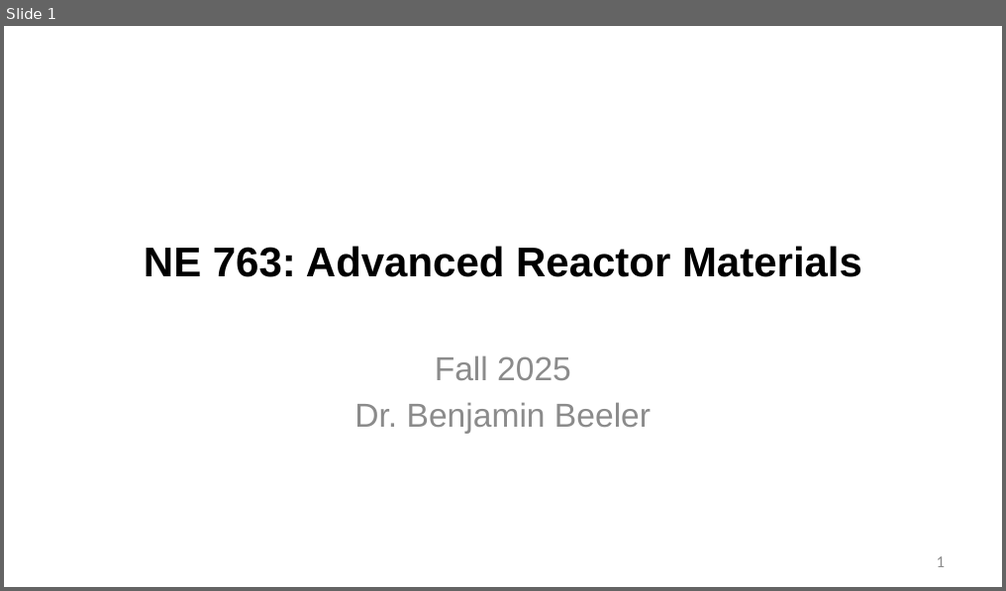
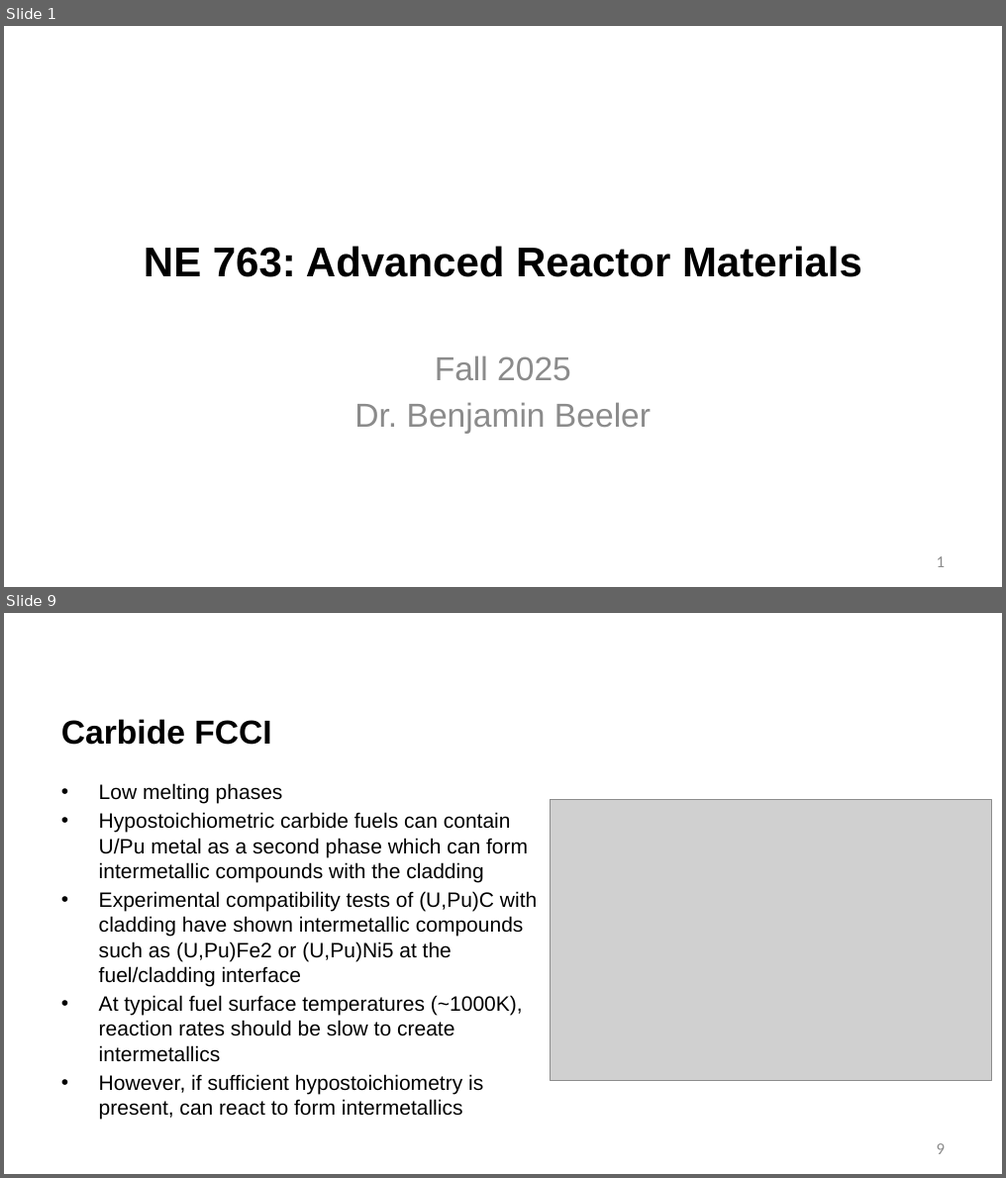
Before and after one commit to benbeeler/TEACHING, a slide deck: Advanced Reactor Materials/Fall2025/Lec16_carbide_nitride.pptx. Shown one above the other, each under a label of ours: slide 1 before the commit, slides 1 and 9 after it; the slides between them are not shown. The pictures are 1006x591 and 1006x1178 pixels, drawn with LibreOffice and Linux fonts; fonts in the diff are those of the drawing; grey boxes stand for pictures; background and template pictures are left out. Boxes give left, top, right and bottom in pixels: in the first picture for what was removed or moved away, otherwise in the second. Text is boxed around its words. In the diff, an @@ line names an element or a change of style, - is before the commit and + after.

```diff
--- a/Advanced Reactor Materials/Fall2025/Lec16_carbide_nitride.pptx
+++ b/Advanced Reactor Materials/Fall2025/Lec16_carbide_nitride.pptx
@@ slide 9 added at [4, 613, 1002, 1174], background #FFFFFF @@
@@ title added at [61, 719, 271, 745], 32 pt, text #000000, bold @@
+Carbide FCCI
@@ text added at [99, 783, 537, 1095], 20 pt, text #000000 @@
+• Low melting phases
+• Hypostoichiometric carbide fuels can contain U/Pu metal as a second phase which can form intermetallic compounds with the cladding
+• Experimental compatibility tests of (U,Pu)C with cladding have shown intermetallic compounds such as (U,Pu)Fe2 or (U,Pu)Ni5 at the fuel/cladding interface
+• At typical fuel surface temperatures (~1000K), reaction rates should be slow to create intermetallics
+• However, if sufficient hypostoichiometry is present, can react to form intermetallics
@@ picture added at [550, 799, 992, 1081] @@
@@ page number added at [937, 1144, 944, 1155], 16 pt, text #8C8C8C @@
+9
```
Also in this commit, not shown: 2 slides changed, 18 other slides added, 7 slides removed, 15 other files.
